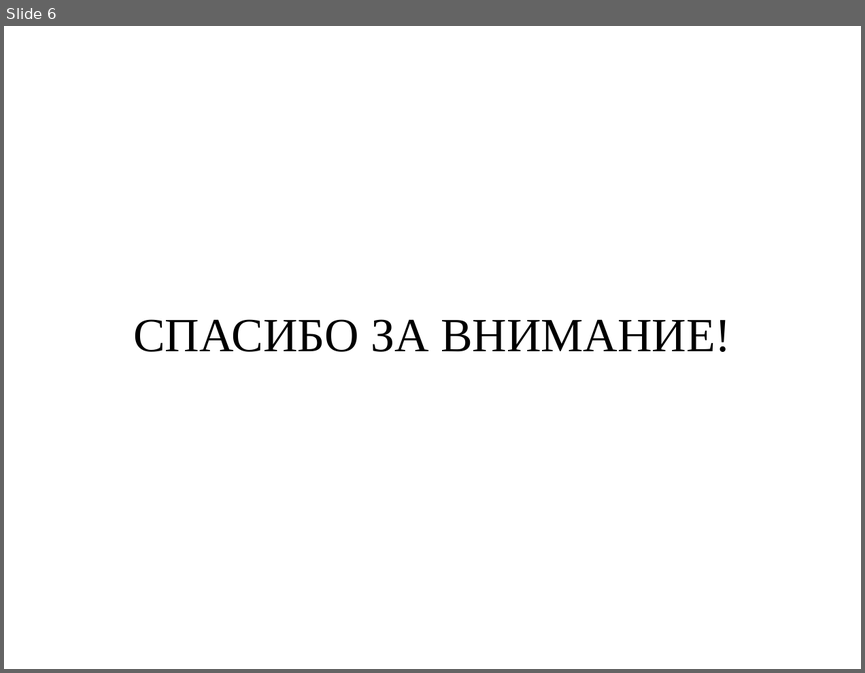
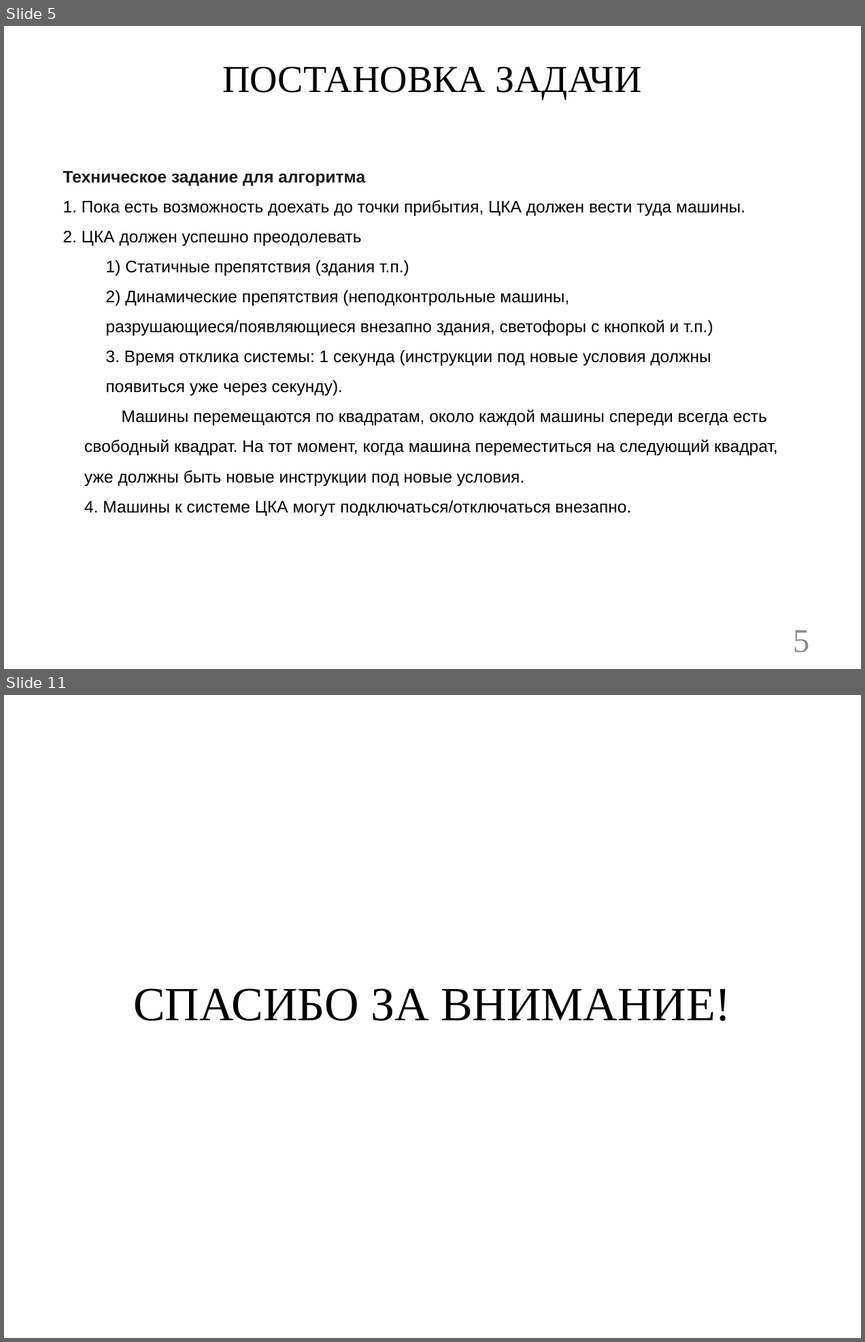
Before and after one commit to GeorgiaFrankinStain/Centralized_Control_of_Autopilots_diploma, a slide deck: _legal_documentation/преддипломная практика/TimofeevDA.pptx. Shown one above the other, each under a label of ours: slide 6 before the commit, slides 5 and 11 after it; the slides between them are not shown. The pictures are 865x673 and 865x1342 pixels, drawn with LibreOffice and Linux fonts; fonts in the diff are those of the drawing; background and template pictures are left out. Boxes give left, top, right and bottom in pixels: in the first picture for what was removed or moved away, otherwise in the second. Text is boxed around its words. In the diff, an @@ line names an element or a change of style, - is before the commit and + after.

```diff
--- a/_legal_documentation/преддипломная практика/TimofeevDA.pptx
+++ b/_legal_documentation/преддипломная практика/TimofeevDA.pptx
@@ slide 5 added at (x1=4, y1=26, x2=861, y2=669), background #FFFFFF @@
@@ title added at (x1=222, y1=67, x2=641, y2=99), 32 pt, text #000000 @@
+ПОСТАНОВКА ЗАДАЧИ
@@ text added at (x1=63, y1=171, x2=778, y2=516), 14 pt, text #000000 @@
+Техническое задание для алгоритма
+1. Пока есть возможность доехать до точки прибытия, ЦКА должен вести туда машины.
+2. ЦКА должен успешно преодолевать
+  1) Статичные препятствия (здания т.п.)
+  2) Динамические препятствия (неподконтрольные машины, разрушающиеся/появляющиеся внезапно здания, светофоры с кнопкой и т.п.)
+3. Время отклика системы: 1 секунда (инструкции под новые условия должны появиться уже через секунду).
+Машины перемещаются по квадратам, около каждой машины спереди всегда есть свободный квадрат. На тот момент, когда машина переместиться на следующий квадрат, уже должны быть новые инструкции под новые условия.
+4. Машины к системе ЦКА могут подключаться/отключаться внезапно.
@@ page number added at (x1=793, y1=630, x2=810, y2=652), 28 pt, text #8C8C8C @@
+5
@@ what was slide 6 is now slide 11 @@
```
Also in this commit, not shown: 4 slides changed, 5 other slides added, 1 slide removed, 27 other files.
